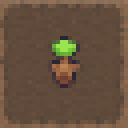
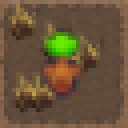
The second w=128, h=128 image is a revision of the first. Changes to its layers:
renamed "Camada colada #1" to "Camada colada #7", painted on it over [40, 28, 88, 100]
added layer "Camada colada #6" above "Camada colada #5" over [12, 72, 44, 116]
added layer "Camada colada #5" above "Camada colada #4" over [28, 72, 60, 116]
added layer "Camada colada #4" above "Camada colada #3" over [8, 0, 40, 44]
added layer "Camada colada #3" above "Camada colada #2" over [56, 40, 88, 84]
added layer "Camada colada #2" above "Camada colada #1" over [40, 20, 72, 64]
added layer "Camada colada #1" above "Camada colada" over [72, 32, 104, 76]
